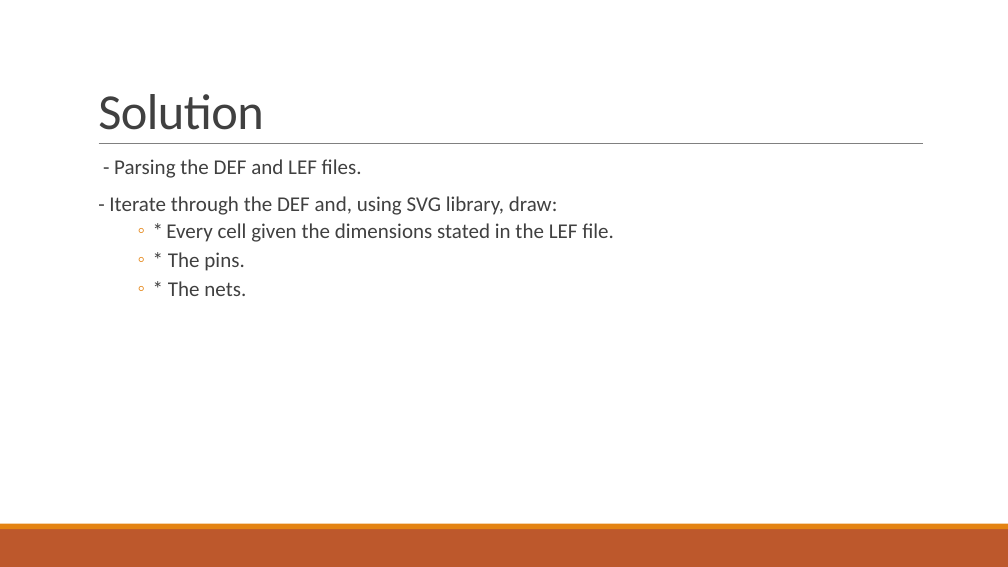
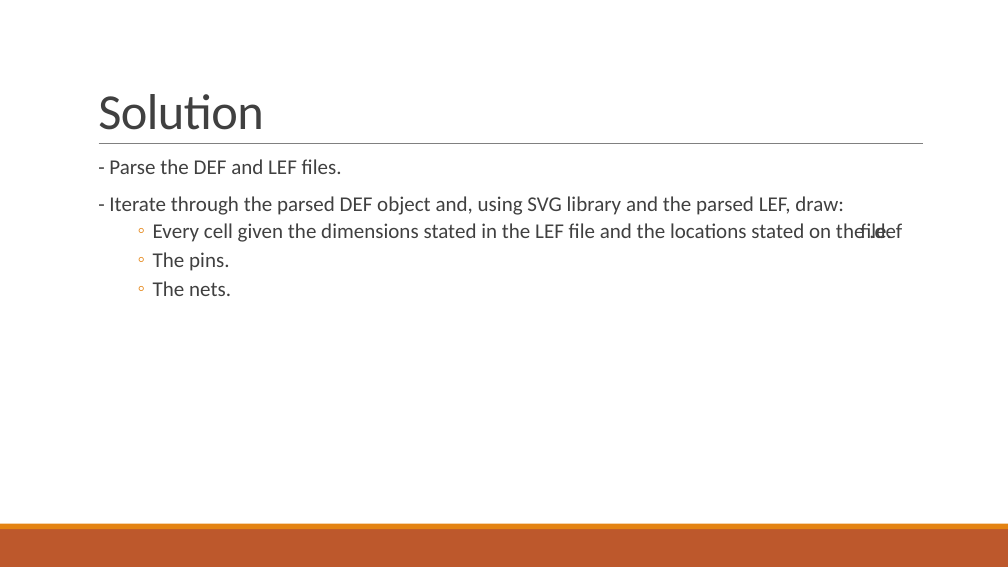
Before and after one commit to AhmedSharaf98/DEF-to-SVG, a slide deck: slide 4 of docs/DEF-LEF to SVG.pptx (slide 3 before the commit). Drawn at 1008x567 pixels with LibreOffice and Linux fonts; fonts in the diff are those of the drawing. Boxes give left, top, right and bottom in pixels: in the first picture for what was removed or moved away, otherwise in the second. Text is boxed around its words. In the diff, an @@ line names an element or a change of style, - is before the commit and + after.

```diff
--- a/docs/DEF-LEF to SVG.pptx
+++ b/docs/DEF-LEF to SVG.pptx
@@ text at <box>109,159,902,296</box>: text changed @@
-  - Parsing the DEF and LEF files.
-  - Iterate through the DEF and, using SVG library, draw:
-      ◦ * Every cell given the dimensions stated in the LEF file.
-      ◦ * The pins.
-      ◦ * The nets.
+  - Parse the DEF and LEF files.
+  - Iterate through the parsed DEF object and, using SVG library and the parsed LEF, draw:
+      ◦ Every cell given the dimensions stated in the LEF file and the locations stated on the .def file.
+      ◦ The pins.
+      ◦ The nets.
```
Also in this commit, not shown: 8 other slides changed, 6 slides added, 2 slides removed, 1 other file.
